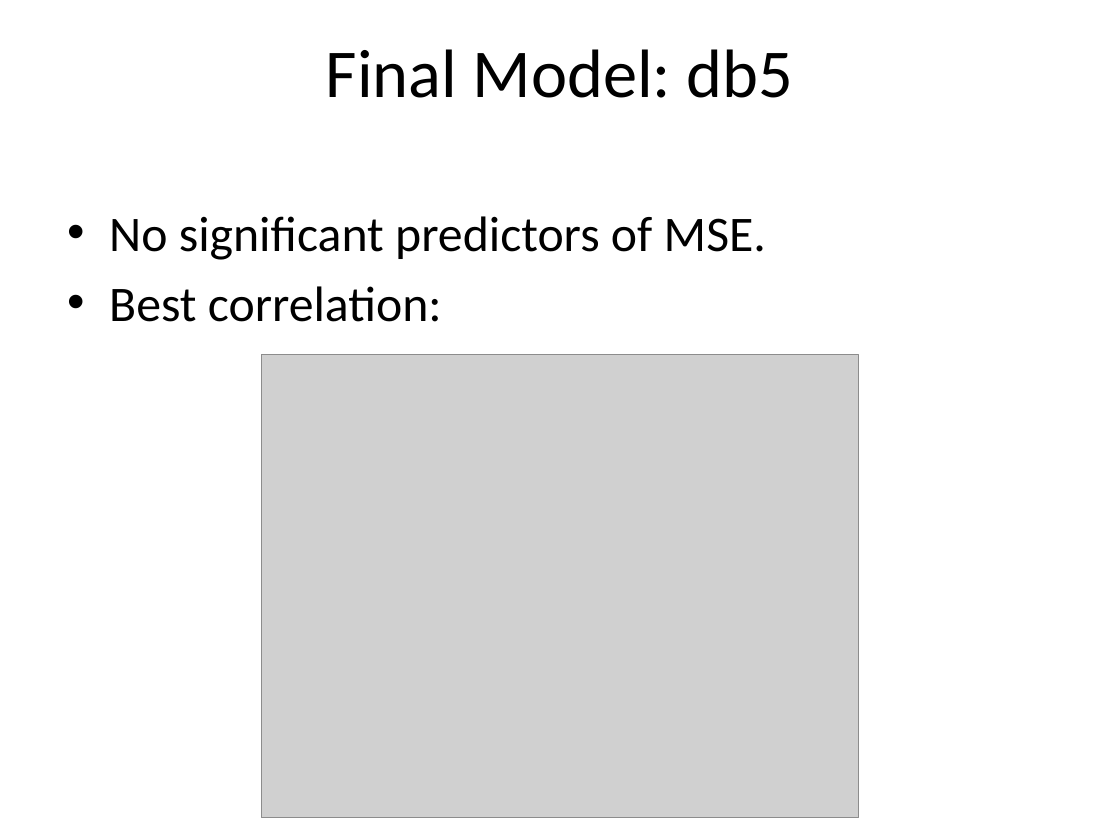
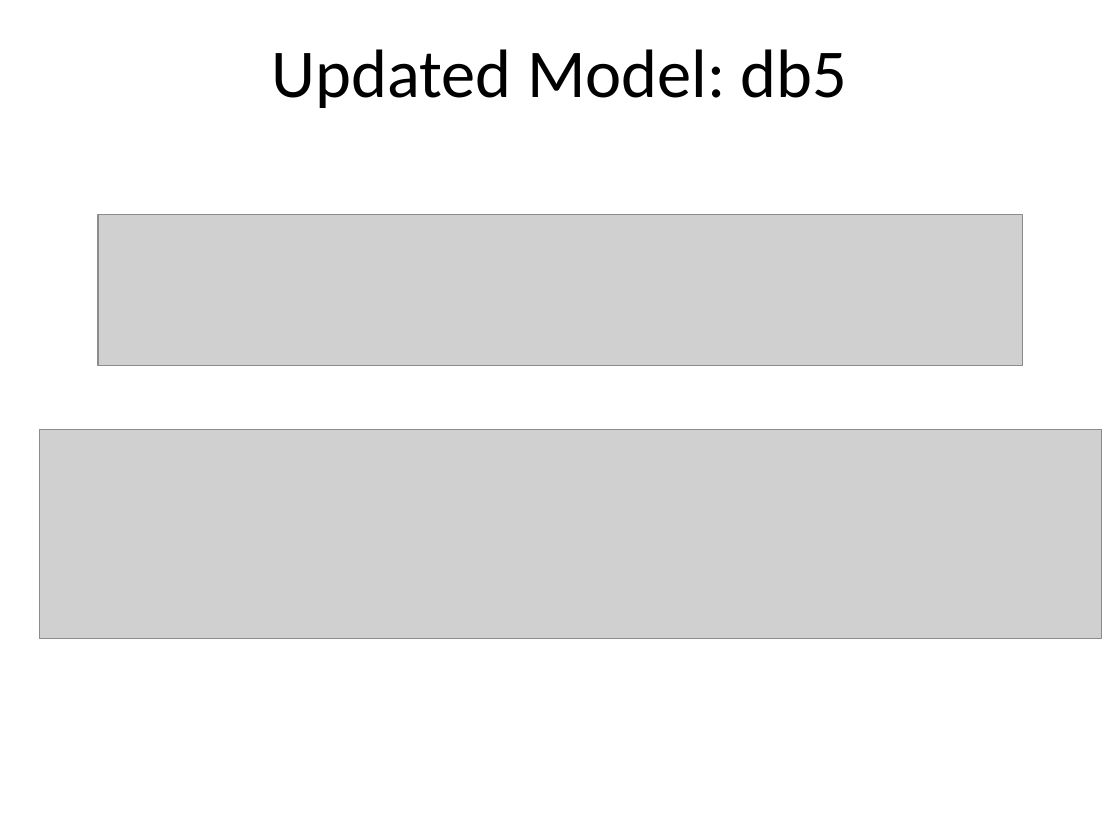
Before and after one commit to kdahlquist/DahlquistLab, a slide deck: slide 8 of data/Spring2017/15-gene_networks_analysis/db1-db6_Multiple-Regression_BK20170329.pptx (slide 6 before the commit). Drawn at 1120x840 pixels with LibreOffice and Linux fonts; fonts in the diff are those of the drawing; grey boxes stand for pictures. Boxes give left, top, right and bottom in pixels: in the first picture for what was removed or moved away, otherwise in the second. Text is boxed around its words. In the diff, an @@ line names an element or a change of style, - is before the commit and + after.

```diff
--- a/data/Spring2017/15-gene_networks_analysis/db1-db6_Multiple-Regression_BK20170329.pptx
+++ b/data/Spring2017/15-gene_networks_analysis/db1-db6_Multiple-Regression_BK20170329.pptx
@@ title at [272,49,847,108]: text changed @@
-Final Model: db5
+Updated Model: db5
@@ picture added at [99,215,1023,365] @@
@@ text removed at [109,216,766,322] @@
-• No significant predictors of MSE.
-• Best correlation:
@@ picture removed at [261,355,858,819] @@
@@ picture added at [39,429,1101,637] @@
```
Also in this commit, not shown: 6 other slides changed, 4 slides added, 1 slide removed.
